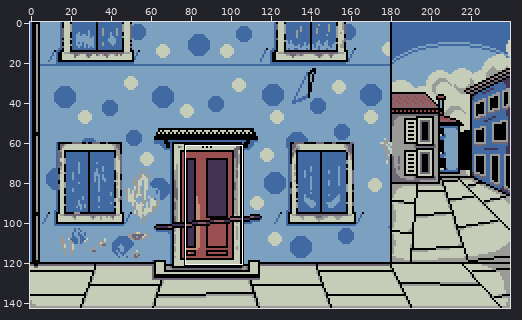
A pixel-art file gets an edit: May_2021/BlueBuildingColorPalette.aseprite. Above, an overview of the earlier version with the close-up marked.
Close-up. Before the edit:
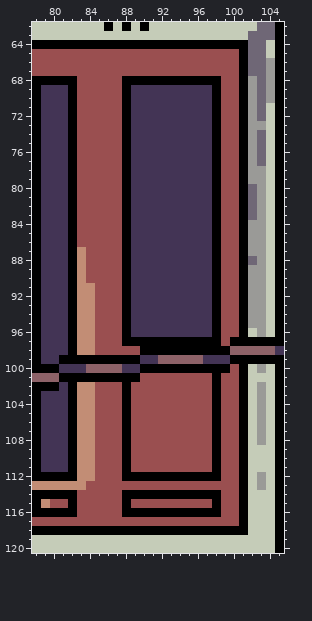
240x143 pixels, 1 frame. Shown: x 78..105, y 62..120.
And afterwards:
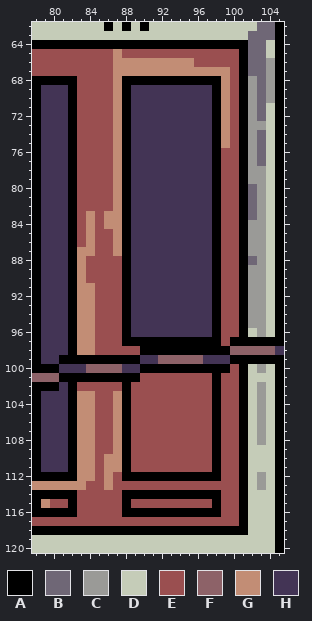
Palette (. is transparent): A #000000  B #6f6776  C #9a9a97  D #c5ccb8  E #9a4f50  F #8d6268  G #c28d75  H #433455
The edit:
--- layer "Door"
@@ x 78..105 @@
  64 AAAAAAAAAAAAAAAAAAAAAAAABBDA
- 65 EEEEEEEEEEEEEEEEEEEEEEEABBDA
- 66 EEEEEEEEEEEEEEEEEEEEEEEABBCA
- 67 EEEEEEEEEEEEEEEEEEEEEEEABBCA
- 68 AAAAAEEEEEAAAAAAAAAAAEEACBCA
- 69 AHHHAEEEEEAHHHHHHHHHAEEACBCA
- 70 AHHHAEEEEEAHHHHHHHHHAEEACBCA
- 71 AHHHAEEEEEAHHHHHHHHHAEEACBDA
- 72 AHHHAEEEEEAHHHHHHHHHAEEACBDA
- 73 AHHHAEEEEEAHHHHHHHHHAEEACCDA
- 74 AHHHAEEEEEAHHHHHHHHHAEEACBDA
- 75 AHHHAEEEEEAHHHHHHHHHAEEACBDA
- 76 AHHHAEEEEEAHHHHHHHHHAEEACBDA
- 77 AHHHAEEEEEAHHHHHHHHHAEEACBDA
- 78 AHHHAEEEEEAHHHHHHHHHAEEACCDA
- 79 AHHHAEEEEEAHHHHHHHHHAEEACCDA
- 80 AHHHAEEEEEAHHHHHHHHHAEEABCDA
- 81 AHHHAEEEEEAHHHHHHHHHAEEABCDA
- 82 AHHHAEEEEEAHHHHHHHHHAEEABCDA
- 83 AHHHAEEEEEAHHHHHHHHHAEEABCDA
- 84 AHHHAEEEEEAHHHHHHHHHAEEACCDA
- 85 AHHHAEEEEEAHHHHHHHHHAEEACCDA
- 86 AHHHAEEEEEAHHHHHHHHHAEEACCDA
- 87 AHHHAGEEEEAHHHHHHHHHAEEACCDA
+ 65 EEEEEEEEEGEEEEEEEEEEEEEABBDA
+ 66 EEEEEEEEEGGGGGGGGGEEEEEABBCA
+ 67 EEEEEEEEEGGGGGGGGGGGGGEABBCA
+ 68 AAAAAEEEEGAAAAAAAAAAAGEACBCA
+ 69 AHHHAEEEEGAHHHHHHHHHAGEACBCA
+ 70 AHHHAEEEEGAHHHHHHHHHAGEACBCA
+ 71 AHHHAEEEEGAHHHHHHHHHAGEACBDA
+ 72 AHHHAEEEEGAHHHHHHHHHAGEACBDA
+ 73 AHHHAEEEEGAHHHHHHHHHAGEACCDA
+ 74 AHHHAEEEEGAHHHHHHHHHAGEACBDA
+ 75 AHHHAEEEEGAHHHHHHHHHAGEACBDA
+ 76 AHHHAEEEEGAHHHHHHHHHAEEACBDA
+ 77 AHHHAEEEEGAHHHHHHHHHAEEACBDA
+ 78 AHHHAEEEEGAHHHHHHHHHAEEACCDA
+ 79 AHHHAEEEEGAHHHHHHHHHAEEACCDA
+ 80 AHHHAEEEEGAHHHHHHHHHAEEABCDA
+ 81 AHHHAEEEEGAHHHHHHHHHAEEABCDA
+ 82 AHHHAEEEEGAHHHHHHHHHAEEABCDA
+ 83 AHHHAEGEGGAHHHHHHHHHAEEABCDA
+ 84 AHHHAEGEGGAHHHHHHHHHAEEACCDA
+ 85 AHHHAEGEEGAHHHHHHHHHAEEACCDA
+ 86 AHHHAEGEEGAHHHHHHHHHAEEACCDA
+ 87 AHHHAGGEEGAHHHHHHHHHAEEACCDA
  88 AHHHAGEEEEAHHHHHHHHHAEEABCDA
@@ x 81..89 @@
 101 AAAAAAAAA
-102 HAGGEEEAE
-103 HAGGEEEAE
-104 HAGGEEEAE
-105 HAGGEEEAE
-106 HAGGEEEAE
-107 HAGGEEEAE
-108 HAGGEEEAE
-109 HAGGEEEAE
-110 HAGGEEEAE
-111 HAGGEEEAE
-112 AAGGEEEAA
-113 GGGEEEEEE
+102 HAEEEEEAE
+103 HAGGEEGAE
+104 HAGGEEGAE
+105 HAGGEEGAE
+106 HAGGEEGAE
+107 HAGGEEGAE
+108 HAGGEEGAE
+109 HAGGEEGAE
+110 HAGGEGGAE
+111 HAGGEGGAE
+112 AAGGEGEAA
+113 GGGEEGEEE
 114 AAEEEEEAA
Changed places in both close-ups, as pixel boxes (x1, y1, x2, y2):
changed: (86, 49, 230, 256)
changed: (77, 382, 122, 490)
